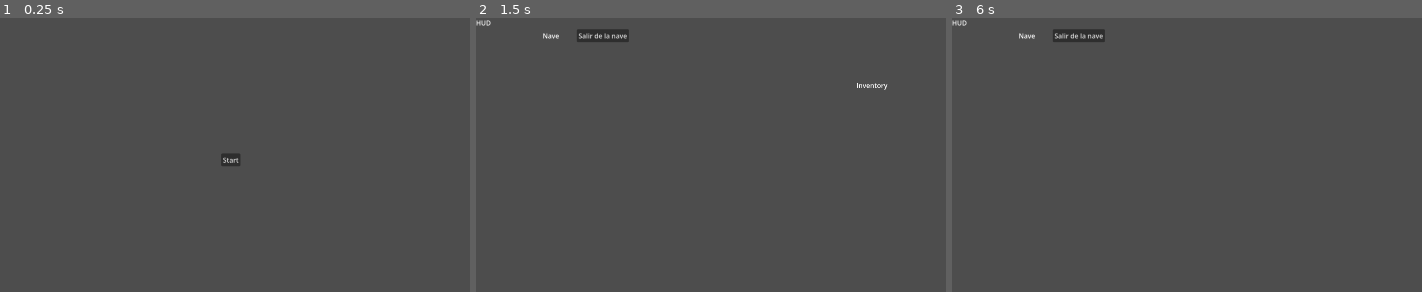
Above: before the commit, frames 1-3 (left to right).
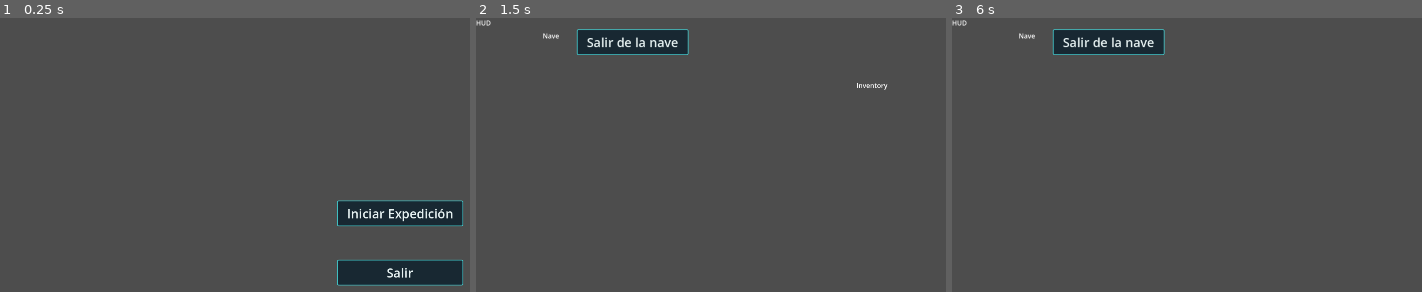
Above: after the commit, the same moments.

Repository: cesarizu/gje2026
Game: Godot game, scene res://game/scenes/boot.tscn
Two runs of this game, one before a commit and one after it. Both use one fixed random seed, a clock stepped at 60 frames per second and the inputs below. The engine's default icon, where the game draws it, is replaced by a stand-in: a white triangle on a blue panel in a dark square.
Inputs (mouse positions are in pixels of both pictures, inside the frame that each line leads up to):
- Up to frame 1 (0.25 s): no input
- Up to frame 2 (1.5 s): click "Start" (after the commit: "Iniciar Expedición") at 0.5 s; tap Enter at 1.25 s; move the mouse to (outside the picture) at 1.27 s; hold Right (player_move_right) from 1.28 s (still down); click (outside the picture) at 1.35 s
- Up to frame 3 (6 s): release Right (player_move_right) at 2 s; tap Space at 2, 3.5, 5 s; drag from (1191, 264) to (outside the picture) at 2.02 s; tap Enter at 2.75, 4.25 s; move the mouse to (outside the picture) at 2.77 s; hold Right (player_move_right) 2.78-3.5 s; click (outside the picture) at 2.85 s; drag from (outside the picture) to (1111, 174) at 3.52 s; move the mouse to (outside the picture) at 4.27 s; hold Left (player_move_left) 4.28-5 s; click (outside the picture) at 4.35 s; drag from (1111, 174) to (1234, 130) at 5.02 s; move the mouse to (1393, 242) at 5.77 s; hold Escape (menu_back) from 5.78 s (still down); click (1393, 242) at 5.85 s

The runs differ from the first frame. In frame 1, 5.2% of the frame differs, in the area x 47-99%, y 49-98%; in frame 2, 2.0%; in frame 3, 2.0%.

Commit message:
version 1 del tema

Diff:
--- a/game/ui/menus/start_menu/start_menu.gd
+++ b/game/ui/menus/start_menu/start_menu.gd
@@ -3,3 +3,7 @@
 
 func _on_start_button_pressed() -> void:
 	Core.game.start_game()
+
+
+func _on_exit_button_pressed() -> void:
+	get_tree().quit()
--- a/game/ui/menus/start_menu/start_menu.tscn
+++ b/game/ui/menus/start_menu/start_menu.tscn
@@ -1,17 +1,38 @@
 [gd_scene format=3 uid="uid://b628a7eoow508"]
 
 [ext_resource type="Script" uid="uid://dbdop8jjvibj" path="res://game/ui/menus/start_menu/start_menu.gd" id="1_8d2wq"]
+[ext_resource type="Theme" uid="uid://bkmwp1g2d5tx4" path="res://game/ui/temas/ultimo_tramo_theme.tres" id="2_7odqb"]
 
 [node name="StartMenu" type="CanvasLayer" unique_id=1647760038 node_paths=PackedStringArray("default_focus")]
 script = ExtResource("1_8d2wq")
-default_focus = [NodePath("StartButton")]
+default_focus = [NodePath("Control/CenterContainer/VBoxContainer/StartButton")]
 metadata/_custom_type_script = "uid://t4ioglwpiwid"
 
-[node name="StartButton" type="Button" parent="." unique_id=333610520]
-offset_left = 531.0
-offset_top = 325.0
-offset_right = 577.0
-offset_bottom = 356.0
-text = "Start"
+[node name="Control" type="Control" parent="." unique_id=2122739965]
+layout_mode = 3
+anchors_preset = 15
+anchor_right = 1.0
+anchor_bottom = 1.0
+grow_horizontal = 2
+grow_vertical = 2
 
-[connection signal="pressed" from="StartButton" to="." method="_on_start_button_pressed"]
+[node name="CenterContainer" type="CenterContainer" parent="Control" unique_id=1775047681]
+layout_mode = 1
+offset_right = 1922.0
+offset_bottom = 1081.0
+
+[node name="VBoxContainer" type="VBoxContainer" parent="Control/CenterContainer" unique_id=260813353]
+layout_mode = 2
+
+[node name="StartButton" type="Button" parent="Control/CenterContainer/VBoxContainer" unique_id=333610520]
+layout_mode = 2
+theme = ExtResource("2_7odqb")
+text = "Iniciar Expedición"
+
+[node name="ExitButton" type="Button" parent="Control/CenterContainer/VBoxContainer" unique_id=234235840]
+layout_mode = 2
+theme = ExtResource("2_7odqb")
+text = "Salir"
+
+[connection signal="pressed" from="Control/CenterContainer/VBoxContainer/StartButton" to="." method="_on_start_button_pressed"]
+[connection signal="pressed" from="Control/CenterContainer/VBoxContainer/ExitButton" to="." method="_on_exit_button_pressed"]
--- /dev/null
+++ b/game/ui/temas/ultimo_tramo_theme.tres
@@ -0,0 +1,87 @@
+[gd_resource type="Theme" format=3 uid="uid://bkmwp1g2d5tx4"]
+
+[sub_resource type="StyleBoxFlat" id="StyleBoxFlat_hr8r5"]
+bg_color = Color(0.101960786, 0.14117648, 0.16078432, 1)
+border_width_left = 1
+border_width_top = 1
+border_width_right = 1
+border_width_bottom = 1
+border_color = Color(0.27450982, 0.34117648, 0.36078432, 1)
+corner_radius_top_left = 3
+corner_radius_top_right = 3
+corner_radius_bottom_right = 3
+corner_radius_bottom_left = 3
+
+[sub_resource type="StyleBoxFlat" id="StyleBoxFlat_4mtm5"]
+bg_color = Color(0.12941177, 0.22352941, 0.26666668, 1)
+border_width_left = 2
+border_width_top = 2
+border_width_right = 2
+border_width_bottom = 2
+border_color = Color(0.3882353, 0.9019608, 0.9098039, 1)
+corner_radius_top_left = 3
+corner_radius_top_right = 3
+corner_radius_bottom_right = 3
+corner_radius_bottom_left = 3
+
+[sub_resource type="StyleBoxFlat" id="StyleBoxFlat_tc06c"]
+content_margin_left = 24.0
+content_margin_top = 10.0
+content_margin_right = 24.0
+content_margin_bottom = 10.0
+bg_color = Color(0.09411765, 0.15686275, 0.19607843, 1)
+border_width_left = 2
+border_width_top = 2
+border_width_right = 2
+border_width_bottom = 2
+border_color = Color(0.2627451, 0.7764706, 0.78431374, 1)
+corner_radius_top_left = 3
+corner_radius_top_right = 3
+corner_radius_bottom_right = 3
+corner_radius_bottom_left = 3
+
+[sub_resource type="StyleBoxFlat" id="StyleBoxFlat_s582f"]
+bg_color = Color(0.2627451, 0.7764706, 0.78431374, 1)
+border_width_left = 2
+border_width_top = 2
+border_width_right = 2
+border_width_bottom = 2
+border_color = Color(0.5686275, 1, 1, 1)
+corner_radius_top_left = 3
+corner_radius_top_right = 3
+corner_radius_bottom_right = 3
+corner_radius_bottom_left = 3
+
+[resource]
+Button/colors/font_color = Color(0.90588236, 0.9490196, 0.9490196, 1)
+Button/colors/font_disabled_color = Color(0.44313726, 0.5137255, 0.5294118, 1)
+Button/colors/font_focus_color = Color(0, 0, 0, 1)
+Button/colors/font_hover_color = Color(1, 1, 1, 1)
+Button/colors/font_hover_pressed_color = Color(0, 0, 0, 1)
+Button/colors/font_outline_color = Color(0, 0, 0, 1)
+Button/colors/font_pressed_color = Color(0.0627451, 0.09411765, 0.1254902, 1)
+Button/colors/icon_disabled_color = Color(0, 0, 0, 1)
+Button/colors/icon_focus_color = Color(0, 0, 0, 1)
+Button/colors/icon_hover_color = Color(0, 0, 0, 1)
+Button/colors/icon_hover_pressed_color = Color(0, 0, 0, 1)
+Button/colors/icon_normal_color = Color(0, 0, 0, 1)
+Button/colors/icon_pressed_color = Color(0, 0, 0, 1)
+Button/constants/align_to_largest_stylebox = 0
+Button/constants/h_separation = 10
+Button/constants/icon_max_width = 24
+Button/constants/outline_size = 0
+Button/font_sizes/font_size = 30
+Button/fonts/font = null
+Button/styles/disabled = SubResource("StyleBoxFlat_hr8r5")
+Button/styles/focus = null
+Button/styles/hover = SubResource("StyleBoxFlat_4mtm5")
+Button/styles/normal = SubResource("StyleBoxFlat_tc06c")
+Button/styles/pressed = SubResource("StyleBoxFlat_s582f")
+GridContainer/constants/h_separation = 12
+GridContainer/constants/v_separation = 12
+HBoxContainer/constants/separation = 16
+MarginContainer/constants/margin_bottom = 32
+MarginContainer/constants/margin_left = 32
+MarginContainer/constants/margin_right = 32
+MarginContainer/constants/margin_top = 32
+VBoxContainer/constants/separation = 80
--- a/project.godot
+++ b/project.godot
@@ -45,6 +45,10 @@
 "res://game/ui/": "blue"
 }
 
+[gui]
+
+theme/custom="uid://bkmwp1g2d5tx4"
+
 [input]
 
 menu_back={
